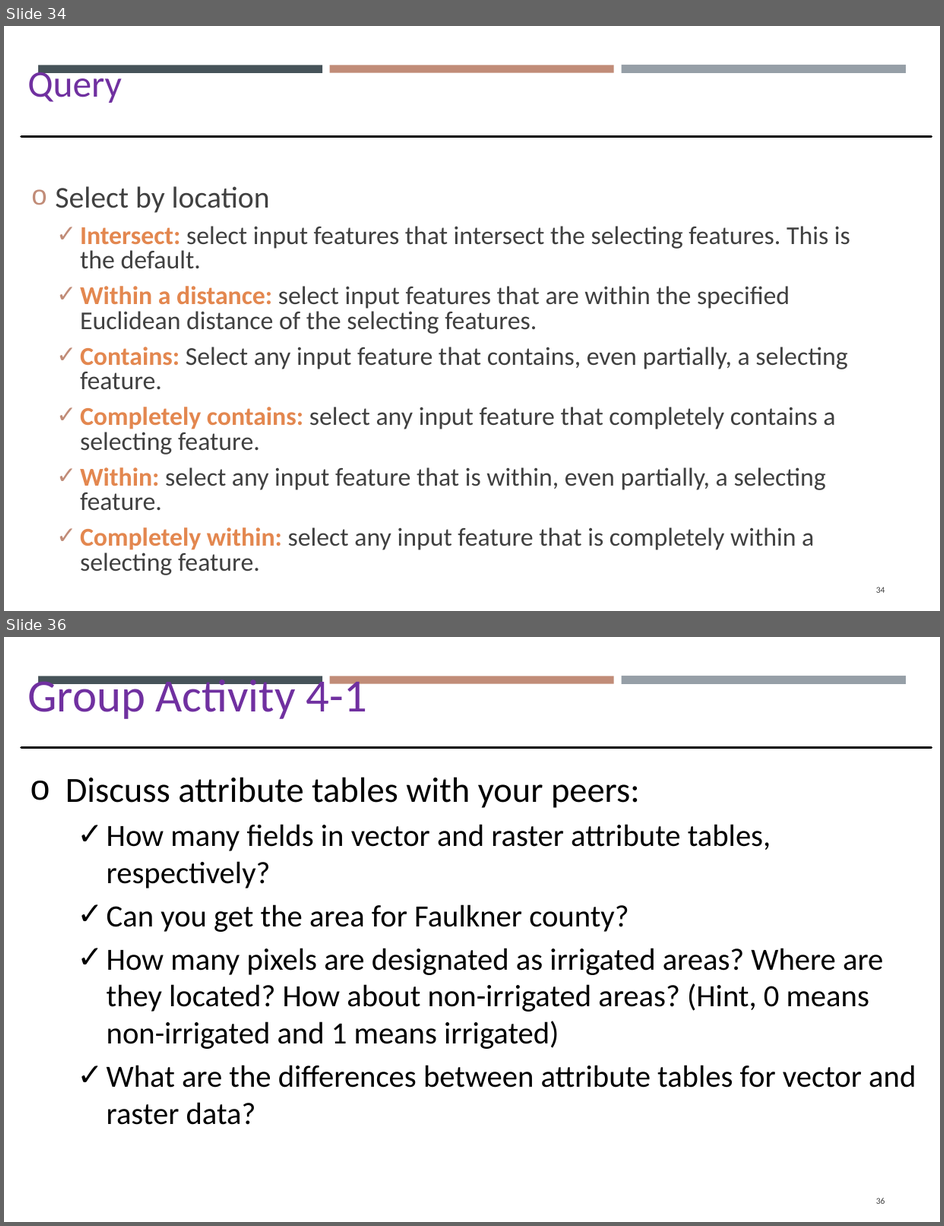
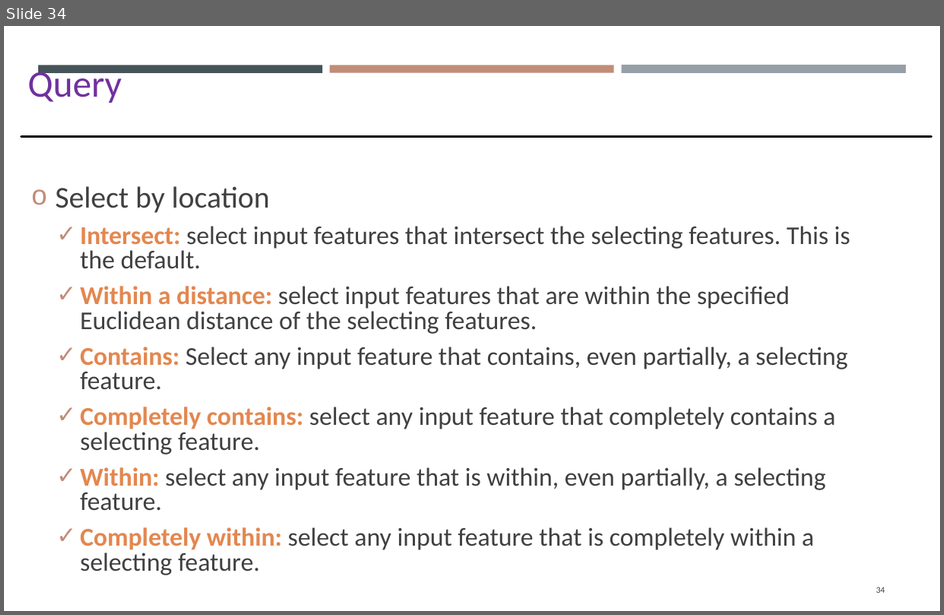
Before and after one commit to gisynw/GIS_I, a slide deck: docs/Lectures/Week05/Week05_GEOG2475_TU.pptx. Shown one above the other, each under a label of ours: slides 34 and 36 before the commit, slide 34 after it; the slides between them are not shown. The pictures are 944x1226 and 944x615 pixels, drawn with LibreOffice and Linux fonts; fonts in the diff are those of the drawing. Boxes give left, top, right and bottom in pixels: in the first picture for what was removed or moved away, otherwise in the second. Text is boxed around its words. In the diff, an @@ line names an element or a change of style, - is before the commit and + after.

```diff
--- a/docs/Lectures/Week05/Week05_GEOG2475_TU.pptx
+++ b/docs/Lectures/Week05/Week05_GEOG2475_TU.pptx
@@ slide 36 removed at (4, 637, 940, 1222), background #FFFFFF; not listed: 3 template elements that a slide beside it also shows @@
@@ text removed at (28, 676, 367, 719) @@
-Group Activity 4-1
@@ line removed from (21, 747) to (932, 747) @@
@@ text removed at (66, 777, 916, 1088) @@
-o Discuss attribute tables with your peers:
-  ✓ How many fields in vector and raster attribute tables, respectively?
-  ✓ Can you get the area for Faulkner county?
-  ✓ How many pixels are designated as irrigated areas? Where are they located? How about non-irrigated areas? (Hint, 0 means non-irrigated and 1 means irrigated)
-  ✓ What are the differences between attribute tables for vector and raster data?
@@ page number removed at (876, 1198, 886, 1204) @@
-36
```
Also in this commit, not shown: 10 slides changed, 3 slides added, 2 other slides removed, 24 other files.
